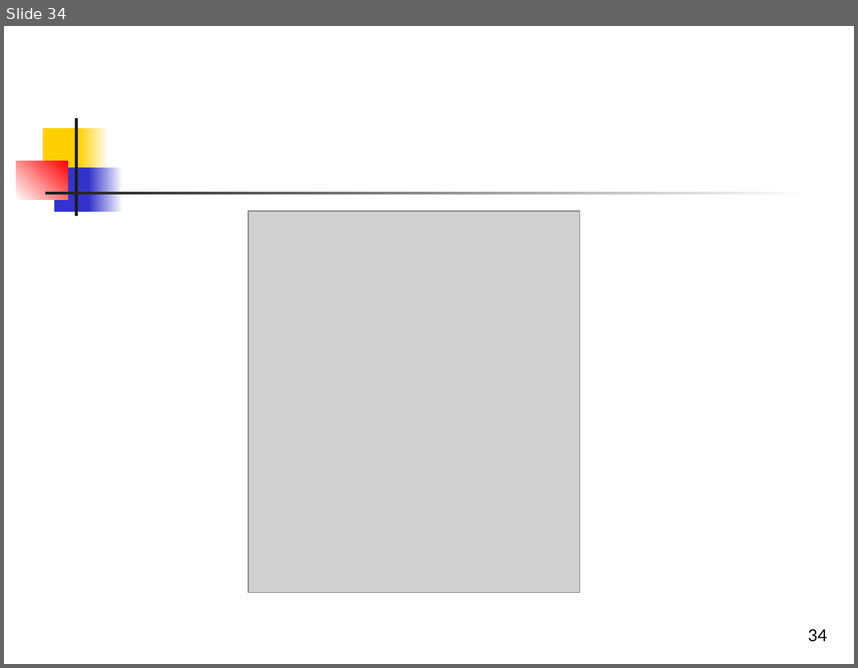
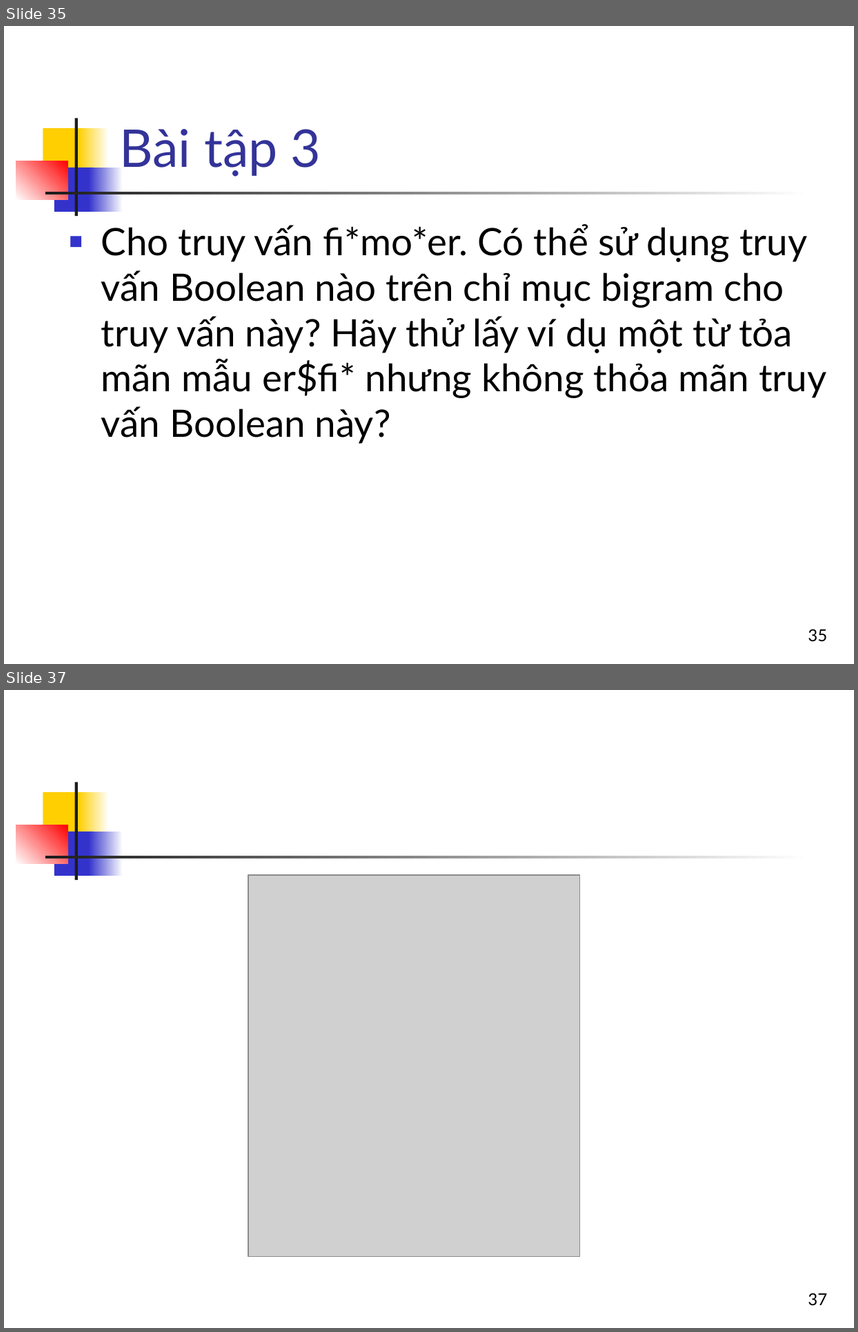
Before and after one commit to nguyenkhanhthien/IT4853, a slide deck: Bài 3 Từ truy vấn và chỉ mục tra từ.ppt. Shown one above the other, each under a label of ours: slide 34 before the commit, slides 35 and 37 after it; the slides between them are not shown. The pictures are 858x668 and 858x1332 pixels, drawn with LibreOffice and Linux fonts; fonts in the diff are those of the drawing; grey boxes stand for pictures. Boxes give left, top, right and bottom in pixels: in the first picture for what was removed or moved away, otherwise in the second. Text is boxed around its words. In the diff, an @@ line names an element or a change of style, - is before the commit and + after.

```diff
--- a/Bài 3 Từ truy vấn và chỉ mục tra từ.ppt
+++ b/Bài 3 Từ truy vấn và chỉ mục tra từ.ppt
@@ slide 35 added at bbox=[4, 26, 854, 664], background #FFFFFF; not listed: 7 template elements that a slide beside it also shows @@
@@ title added at bbox=[119, 129, 321, 176], 44 pt, text #333399 @@
+Bài tập 3
@@ text added at bbox=[101, 224, 826, 443], 32 pt, text #000000 @@
+■ Cho truy vấn fi*mo*er. Có thể sử dụng truy vấn Boolean nào trên chỉ mục bigram cho truy vấn này? Hãy thử lấy ví dụ một từ tỏa mãn mẫu er$fi* nhưng không thỏa mãn truy vấn Boolean này?
@@ page number added at bbox=[808, 628, 827, 641], 14 pt, text #000000 @@
+35
@@ what was slide 34 is now slide 37 @@
@@ page number at bbox=[808, 1292, 827, 1305]: text changed @@
-34
+37
```
Also in this commit, not shown: 3 slides changed, 2 other slides added.
